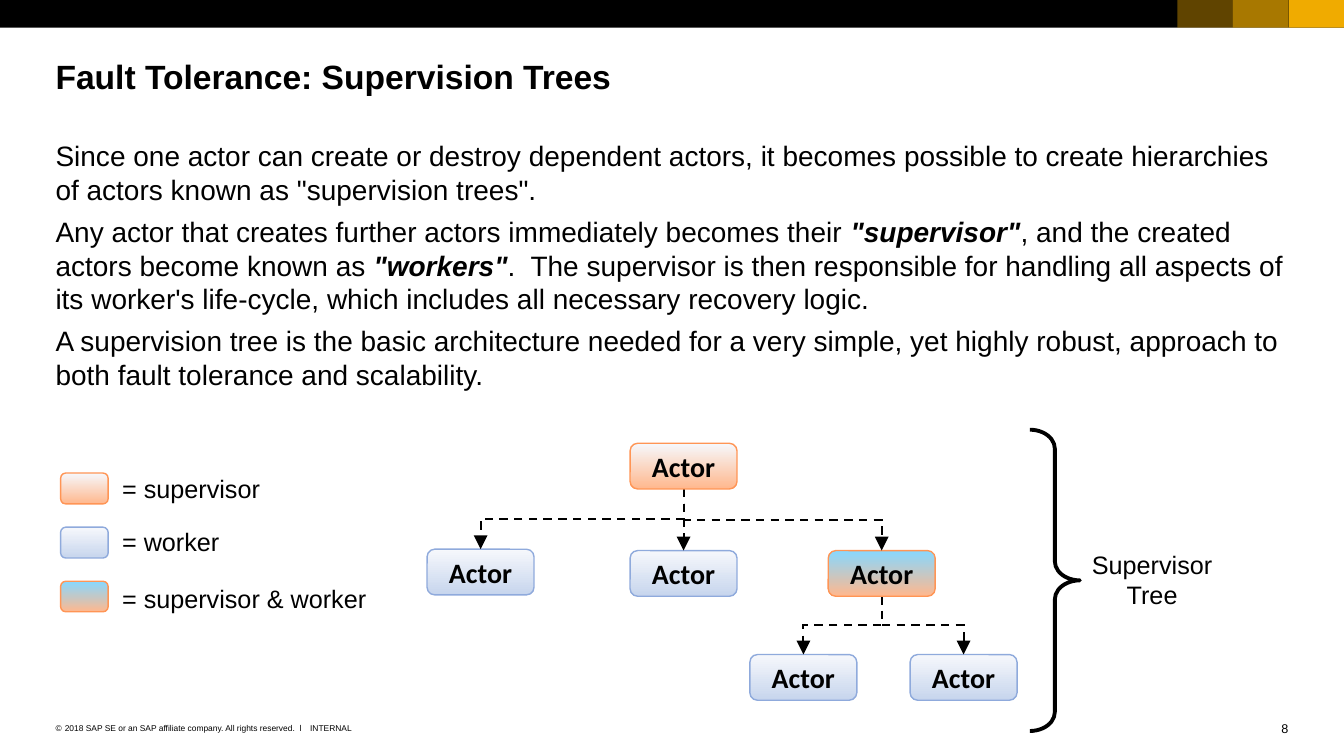
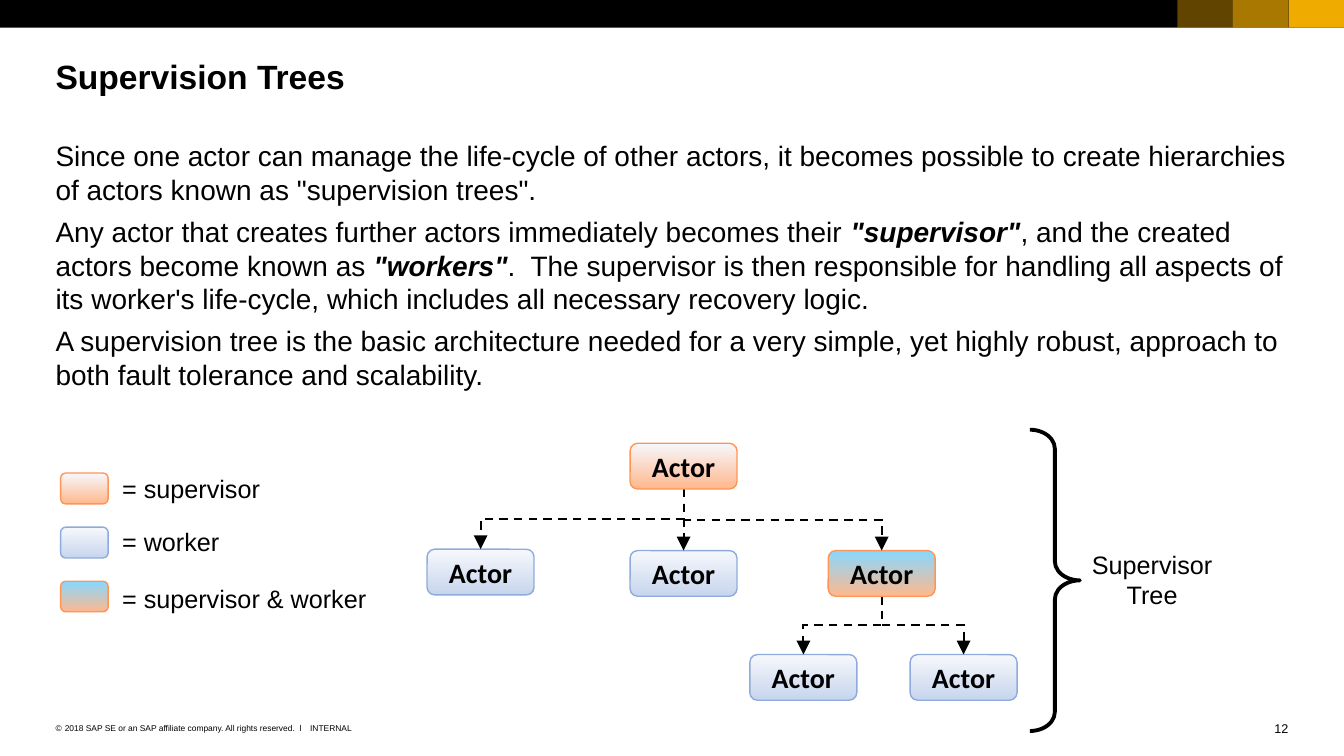
Before and after one commit to ChrisWhealy/WeatherDemo, a slide deck: slide 12 of documentation/Using the Actor Model.ppsx (slide 8 before the commit). Drawn at 1344x756 pixels with LibreOffice and Linux fonts; fonts in the diff are those of the drawing. Boxes give left, top, right and bottom in pixels: in the first picture for what was removed or moved away, otherwise in the second. Text is boxed around its words. In the diff, an @@ line names an element or a change of style, - is before the commit and + after.

Commit message:
Update Actor Model presentation

```diff
--- a/documentation/Using the Actor Model.ppsx
+++ b/documentation/Using the Actor Model.ppsx
@@ title at (56,64,345,96): text changed @@
-Fault Tolerance: Supervision Trees
+Supervision Trees
@@ text at (56,145,1285,205): text changed @@
-Since one actor can create or destroy dependent actors, it becomes possible to create hierarchies of actors known as "supervision trees".
+Since one actor can manage the life-cycle of other actors, it becomes possible to create hierarchies of actors known as "supervision trees".
@@ page number at (1274,724,1288,733): text changed @@
-8
+12
```
Also in this commit, not shown: 9 other slides changed, 7 slides added, 2 slides removed.
